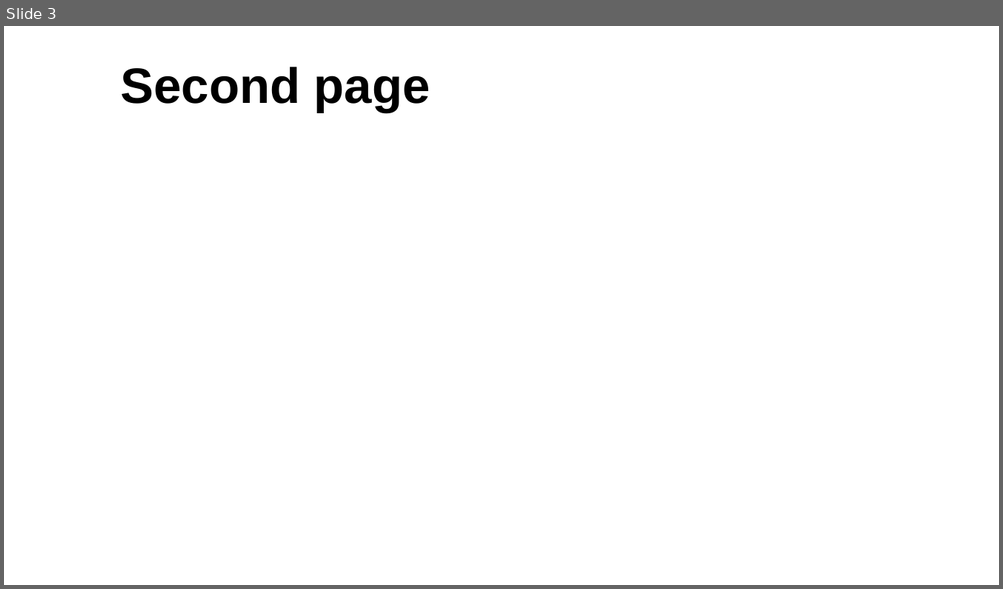
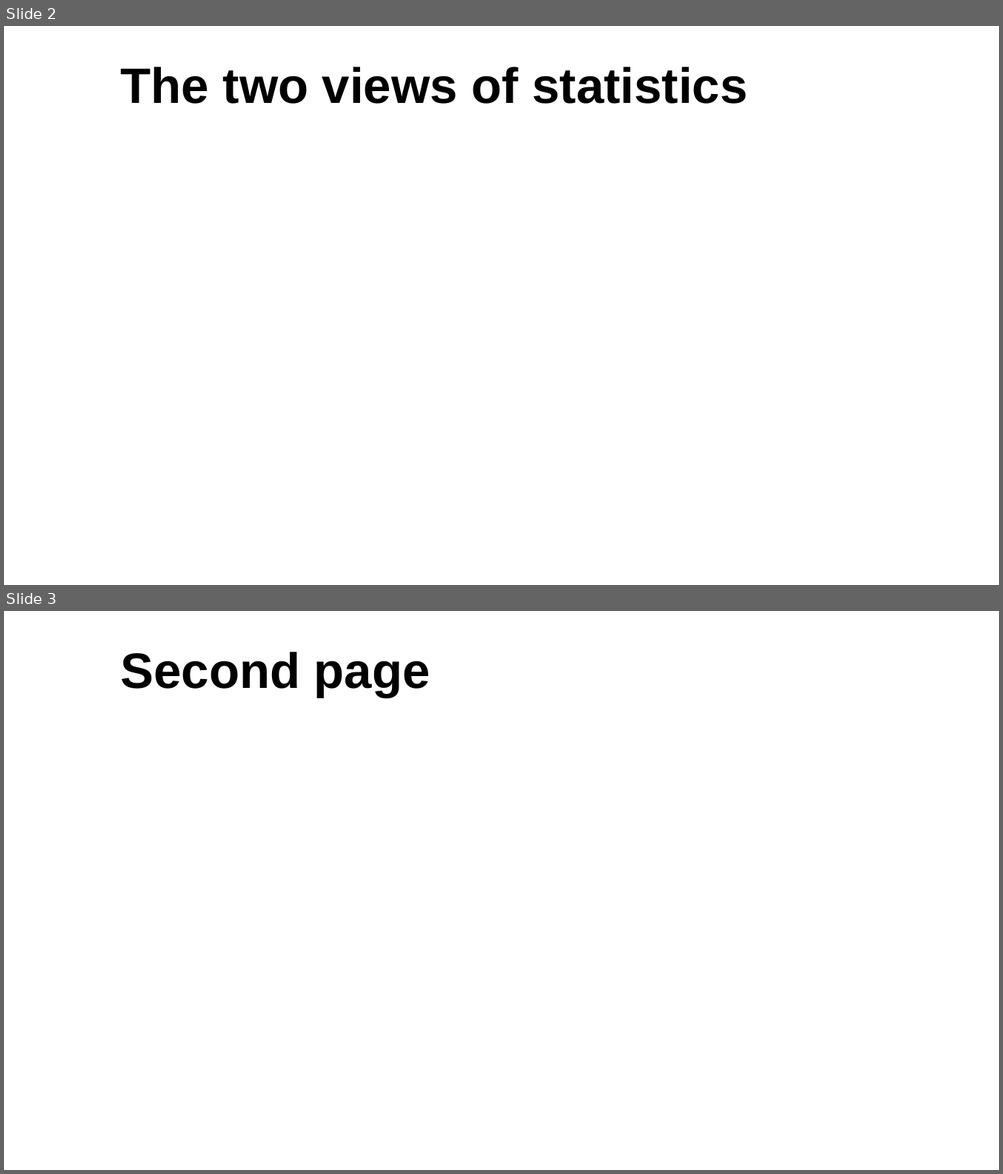
Before and after one commit to TiniusM/MA8701-Project-2, a slide deck: Article presentation.pptx. Shown one above the other, each under a label of ours: slide 3 before the commit, slides 2 and 3 after it. The pictures are 1003x589 and 1003x1174 pixels, drawn with LibreOffice and Linux fonts; fonts in the diff are those of the drawing; background and template pictures are left out. Boxes give left, top, right and bottom in pixels: in the first picture for what was removed or moved away, otherwise in the second. Text is boxed around its words. In the diff, an @@ line names an element or a change of style, - is before the commit and + after.

```diff
--- a/Article presentation.pptx
+++ b/Article presentation.pptx
@@ slide 2 added at bbox=[4, 26, 999, 585], background #FFFFFF; not listed: 1 template element that a slide beside it also shows @@
@@ title added at bbox=[121, 67, 747, 104], 36 pt, text #000000, bold @@
+The two views of statistics
```
Also in this commit, not shown: 3 other slides added, 2 slides removed.
